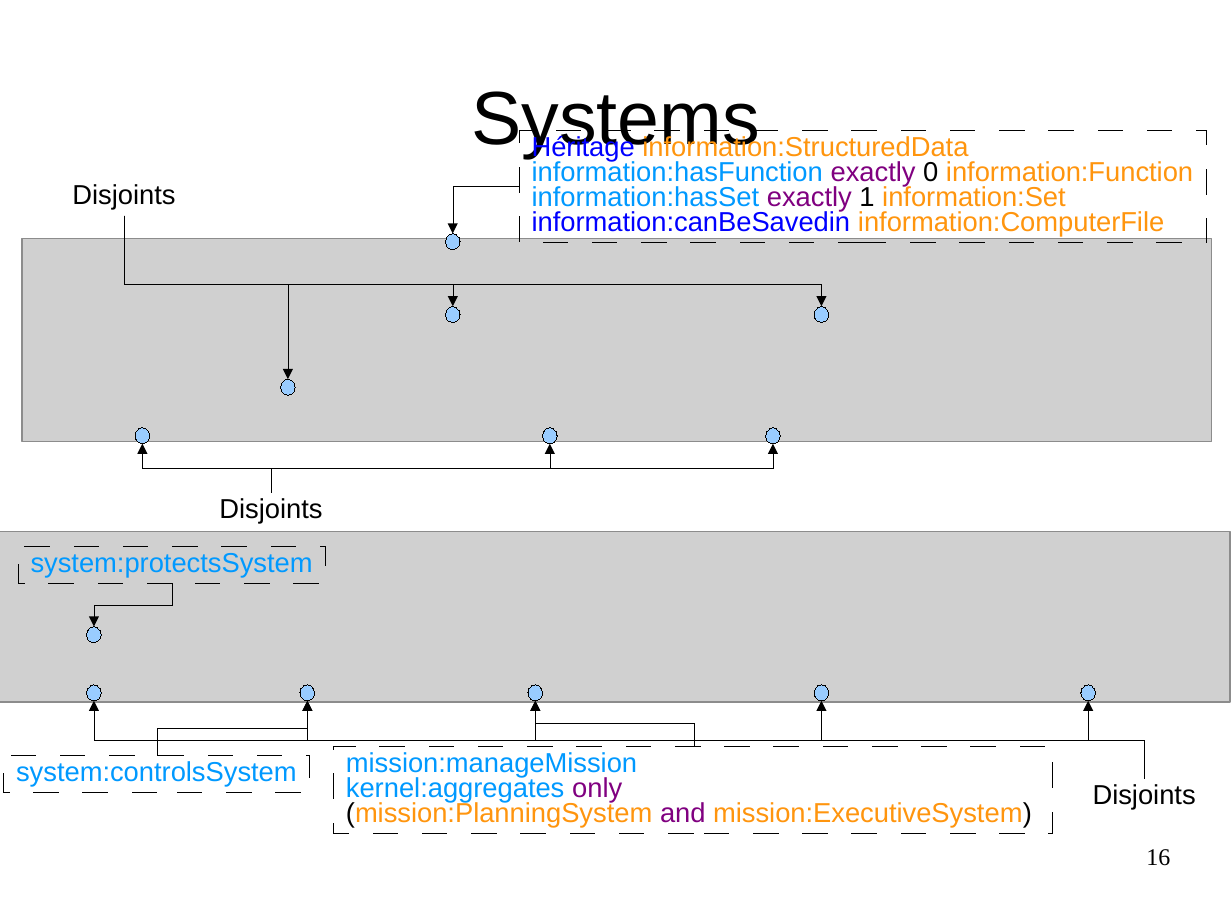
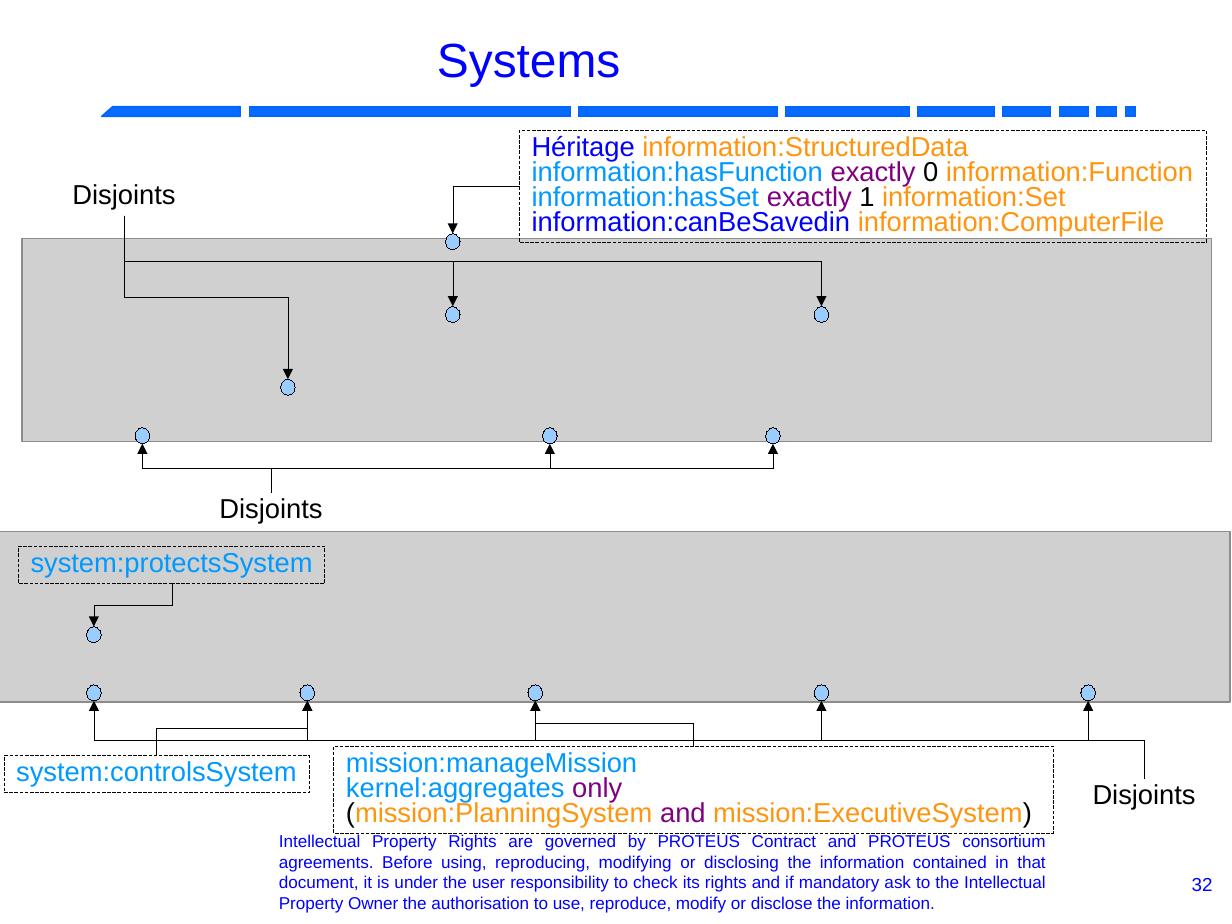
Before and after one commit to RobotML/RobotML, a slide deck: slide 32 of Ontologies/ORA/Meetings/20131103-IROS-Tokyo/R4.1.6-P5.9-ARoboticOntology.odp (slide 16 before the commit). Drawn at 1232x924 pixels with LibreOffice and Linux fonts; fonts in the diff are those of the drawing; grey boxes stand for pictures; background and template pictures are left out. Boxes give left, top, right and bottom in pixels: in the first picture for what was removed or moved away, otherwise in the second. Text is boxed around its words. In the diff, an @@ line names an element or a change of style, - is before the commit and + after.

Commit message:
last version

```diff
--- a/Ontologies/ORA/Meetings/20131103-IROS-Tokyo/R4.1.6-P5.9-ARoboticOntology.odp
+++ b/Ontologies/ORA/Meetings/20131103-IROS-Tokyo/R4.1.6-P5.9-ARoboticOntology.odp
@@ title "Systems": place and size @@
-title "Systems" at <box>472,91,760,158</box>
+title "Systems" at <box>437,43,620,86</box>
@@ title "Systems" at <box>437,43,620,86</box>: size 44 to 28 pt, text colour #000000 to #0000FF @@
@@ group added at <box>102,107,1136,117</box>: 8 rectangles, 1 freeform shape @@
@@ elbow arrow (124, 216) - (288, 379): route changed @@
@@ elbow arrow (124, 216) - (453, 307): route changed @@
@@ elbow arrow (124, 216) - (822, 307): route changed @@
@@ elbow arrow (171, 584) - (94, 627): route changed @@
@@ elbow arrow (1145, 779) - (94, 701): route changed @@
@@ elbow arrow (1145, 779) - (307, 701): route changed @@
@@ elbow arrow (1145, 779) - (535, 701): route changed @@
@@ elbow arrow (1145, 779) - (822, 701): route changed @@
@@ text added at <box>279,833,1046,913</box>, 10 pt, text #0000FF @@
+Intellectual Property Rights are governed by PROTEUS Contract and PROTEUS consortium agreements. Before using, reproducing, modifying or disclosing the information contained in that document, it is under the user responsibility to check its rights and if mandatory ask to the Intellectual Property Owner the authorisation to use, reproduce, modify or disclose the information.
@@ page number removed at <box>1146,849,1170,866</box> @@
-16
@@ page number added at <box>1192,878,1213,891</box>, 11 pt, text #0000FF @@
+32
```
Also in this commit, not shown: 18 other slides changed, 16 slides added, 5 slides removed.
